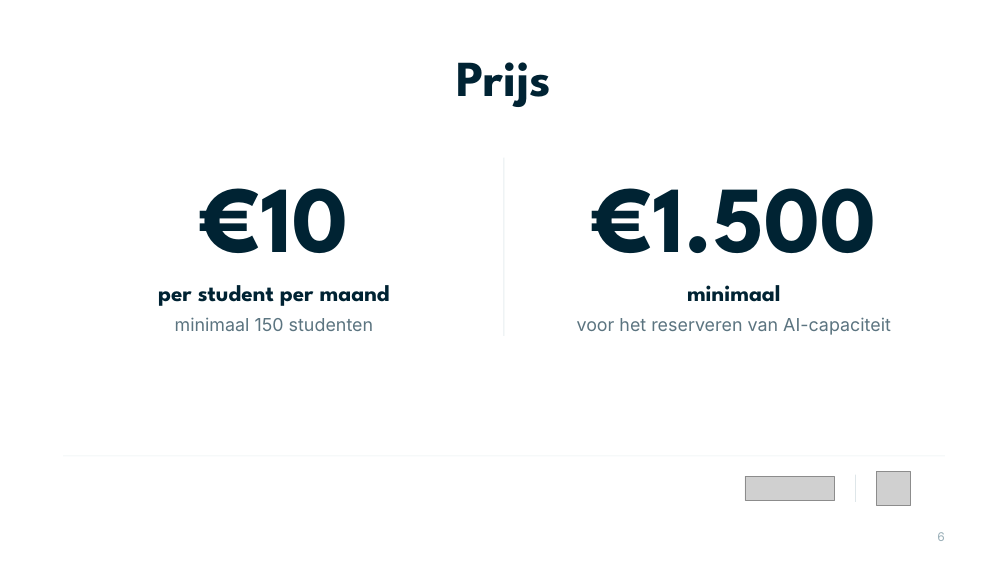
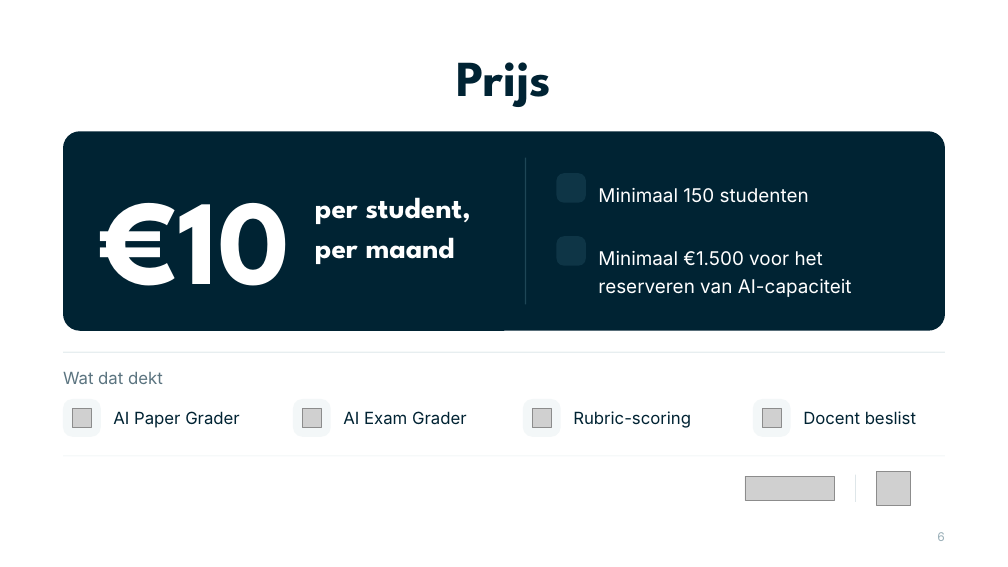
Before and after one commit to Dante-Eduface/Claude, a slide deck: slide 6 of GTM/Accounts/phov/deck/phov-deck-bewerkbaar.pptx. Drawn at 1008x567 pixels with LibreOffice and Linux fonts; fonts in the diff are those of the drawing; grey boxes stand for pictures; background and template pictures are left out. Boxes give left, top, right and bottom in pixels: in the first picture for what was removed or moved away, otherwise in the second. Text is boxed around its words. In the diff, an @@ line names an element or a change of style, - is before the commit and + after.

```diff
--- a/GTM/Accounts/phov/deck/phov-deck-bewerkbaar.pptx
+++ b/GTM/Accounts/phov/deck/phov-deck-bewerkbaar.pptx
@@ rounded rectangle added at box(63, 132, 945, 331), fill #002333 @@
@@ text "€10": place and size @@
-text "€10" at box(200, 188, 349, 253)
+text "€10" at box(100, 203, 290, 286)
@@ text "€10" at box(100, 203, 290, 286): size 90 to 115 pt, text colour #002333 to #FFFFFF; alignment centre to left @@
@@ rectangle: place and size @@
-rectangle at box(504, 157, 504, 336)
+rectangle at box(525, 157, 526, 304)
@@ rectangle at box(525, 157, 526, 304): fill #E7EEF0 to #1E4656 @@
@@ rounded rectangle added at box(557, 173, 586, 203), fill #0E3546 @@
@@ text at box(315, 197, 471, 264): text changed; size 22 to 28 pt; text colour #002333 to #FFFFFF @@
-per student per maand
+per student,
+per maand
@@ text removed at box(592, 188, 876, 253) @@
-€1.500
@@ text at box(598, 188, 809, 203): text changed; size 17 to 18 pt; text colour #5B7480 to #FFFFFF @@
-minimaal 150 studenten
+Minimaal 150 studenten
@@ rounded rectangle added at box(557, 236, 586, 265), fill #0E3546 @@
@@ text at box(598, 251, 852, 297): text changed; size 17 to 18 pt; text colour #5B7480 to #FFFFFF @@
-voor het reserveren van AI-capaciteit
+Minimaal €1.500 voor het
+reserveren van AI-capaciteit
@@ text removed at box(687, 285, 781, 302) @@
-minimaal
@@ rectangle added at box(63, 352, 945, 352), fill #E7EEF0 @@
@@ text added at box(63, 372, 163, 384), 16 pt, text #5B7480 @@
+Wat dat dekt
@@ rounded rectangle added at box(63, 399, 101, 437), fill #F3F7F8 @@
@@ picture added at box(73, 408, 91, 427) @@
@@ text added at box(113, 411, 240, 428), 16 pt, text #002333 @@
+AI Paper Grader
@@ rounded rectangle added at box(293, 399, 331, 437), fill #F3F7F8 @@
@@ picture added at box(302, 408, 321, 427) @@
@@ text added at box(343, 411, 467, 425), 16 pt, text #002333 @@
+AI Exam Grader
@@ rounded rectangle added at box(523, 399, 561, 437), fill #F3F7F8 @@
@@ picture added at box(532, 408, 551, 427) @@
@@ text added at box(573, 411, 691, 428), 16 pt, text #002333 @@
+Rubric-scoring
@@ rounded rectangle added at box(753, 399, 791, 437), fill #F3F7F8 @@
@@ picture added at box(762, 408, 781, 427) @@
@@ text added at box(803, 411, 916, 425), 16 pt, text #002333 @@
+Docent beslist
```
Also in this commit, not shown: 5 other slides changed, 15 other files.
